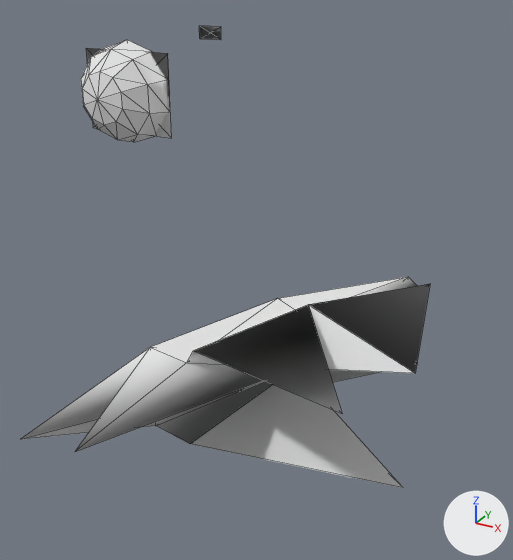
The OBJ model assets/meshes/hull_terran_heavy_cruiser_frag_5.obj, before and after one commit.
Rendered twice from a camera (50 mm lens) standing at (-0.239, -2.016, 1.838) and looking at (-1.069, -0.507, 1.083). The axes (+X, +Y, +Z) are drawn at lower right. The lights are the same throughout. The picture after the commit comes second. Mesh edges are drawn as thin lines. Where no turn or scale is listed for an object, it has been applied to the vertices.

Objects in the first picture: 'hull_terran_heavy_cruiser_frag_5'.
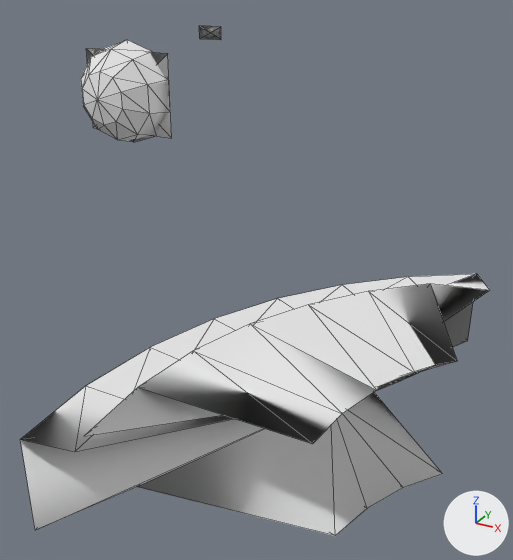
Changed parts and their boxes [x1, y1, x2, y2] in the pictures (513 x 560 px; the box of a moved part takes in the faces that stretch with it):
'hull_terran_heavy_cruiser_frag_5', reshaped (15% wider, 10% taller)
    before: [22, 26, 430, 488]
    after: [20, 26, 490, 536]
part 1 of me_hull_terran_heavy_cruiser_frag_5, built on
    before: [22, 277, 430, 488]
    after: [20, 274, 490, 536]
part 2 of me_hull_terran_heavy_cruiser_frag_5, moved or reshaped
    before: [86, 48, 168, 128]
    after: [87, 48, 168, 64]

Diff of the bpy script that builds the scene:
```diff
--- a/assets/meshes/hull_terran_heavy_cruiser_frag_5.obj.py
+++ b/assets/meshes/hull_terran_heavy_cruiser_frag_5.obj.py
@@ me_hull_terran_heavy_cruiser_frag_5 @@
 # used by ob_hull_terran_heavy_cruiser_frag_5; location = (0.0, 0.0, 0.0)
 # verts and faces of me_hull_terran_heavy_cruiser_frag_5; kept vertices keep their numbers, new ones are numbered from 63
 # before: 20 (-1.806, -0.255, 1.366) at pixel (93, 127), 22 (-1.5, -0.255, 1.611) at pixel (167, 53), 23 (-1.806, -0.255, 1.611) at pixel (86, 48), 28 (-1.653, -0.246, 1.335) at pixel (133, 142), 29 (-1.563, -0.246, 1.364) at pixel (156, 135)
 # before: 32 (-1.507, -0.246, 1.441) at pixel (170, 112), 34 (-1.507, -0.246, 1.536) at pixel (168, 79), 60 (-1.653, -0.246, 1.488), 62 (-1.653, -0.255, 1.488)
-me_hull_terran_heavy_cruiser_frag_5.from_pydata(...)  # 63 vertices, 110 faces; spans x -1.806..-0.58, y -1.229..0.218, z 0.722..1.651
+me_hull_terran_heavy_cruiser_frag_5.from_pydata(...)  # 91 vertices, 166 faces; spans x -1.806..-0.513, y -1.229..0.218, z 0.722..1.651
+# me_hull_terran_heavy_cruiser_frag_5 part 1
+# 1 vertex is removed from x -0.897, y -0.616, z 0.921
+# 38 faces are deleted
+# 29 vertices are added at x -1.218..-0.513, y -1.229..0.038, z 0.722..1.086
+# 70 new faces join them, mat_skin (white #e7e7e7)
+# 24 new faces join them, mat_interior (white #e7e7e7)
+# me_hull_terran_heavy_cruiser_frag_5 part 2
+delete_faces([(28, 60, 29), (32, 60, 34), (22, 23, 62), (20, 62, 23)])
+faces += [(28, 29, 60), (32, 34, 60), (22, 62, 23), (20, 23, 62)]  # mat_interior (white #e7e7e7)
 me_hull_terran_heavy_cruiser_frag_5.materials.append(mat_skin)
```
